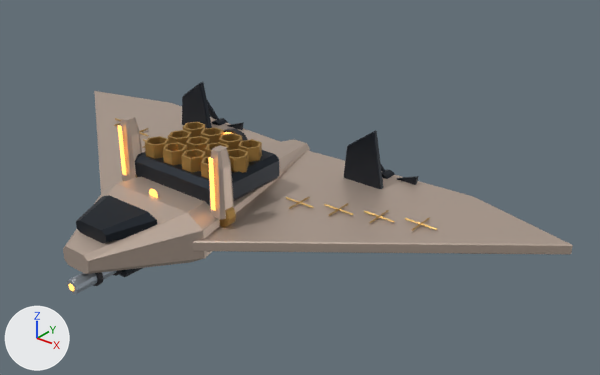
What one commit did to the glTF model public/assets/models/reference/t09.glb.
One viewpoint serves both versions: a 50 mm camera at (6.81, -6.51, 5.97) aimed at (1.09, 0.63, 1.55). Every picture has the same lights, and +X, +Y and +Z are marked at lower left. The older version comes first. Both versions are drawn at frame 25 of the action 'shield_retract'; the numbers are the values there. Vertices at exactly the same position are counted once.

The first picture shows 'Export_emitter_l_armor', 'Export_emitter_l_glow', 'Export_emitter_r_armor', 'Export_emitter_r_glow', 'Export_gun_recoil_steel', 'Export_heavy_brass', 'Export_heavy_dark', 'Export_sensor_dark', 'Export_tilt_armor', 'Export_tilt_brass', 'Export_tilt_dark' and 7 more.
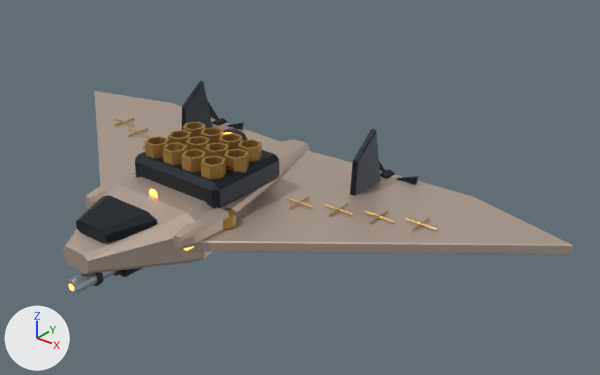
ob_emitter_l is not drawn itself; it is the parent of ob_export_emitter_l_armor, ob_export_emitter_l_brass, ob_export_emitter_l_glow.
ob_emitter_r is not drawn itself; it is the parent of ob_export_emitter_r_armor, ob_export_emitter_r_brass, ob_export_emitter_r_glow.

Where the change shows, as pixel boxes [x1, y1, x2, y2] in the pictures (600 x 375 px; the box of a moved part takes in the faces that stretch with it):
'Export_tilt_dark', reshaped (7% taller)
    before: [182, 82, 383, 189]
    after: [182, 81, 380, 196]
'Export_emitter_l_armor', reshaped, moved, turned
    before: [209, 146, 234, 220]
    after: [173, 207, 230, 249]
'Export_emitter_r_armor', moved, turned
    before: [120, 115, 142, 181]
    after: [85, 173, 137, 208]
'Export_emitter_l_glow', mesh rescaled, moved, turned
    before: [208, 157, 216, 211]
    after: [184, 246, 194, 251]
'Export_emitter_l_brass', moved, turned
    before: [220, 207, 236, 228]
    after: [223, 208, 236, 229]
'Export_emitter_r_glow', mesh rescaled, moved, turned (not visible afterwards)
    before: [118, 125, 126, 175]
part 4 of me_export_tilt_dark, moved or reshaped
    before: [182, 82, 212, 128]
    after: [182, 81, 212, 130]
part 5 of me_export_tilt_dark, moved or reshaped
    before: [344, 130, 383, 189]
    after: [350, 129, 380, 196]

The edits, one by one:
me_export_emitter_l_armor is used by ob_export_emitter_l_armor; parent ob_emitter_l; location (0.0, 0.0, 0.0).
me_export_emitter_l_armor had 24 vertices, 44 faces and spanned x -0.115..0.115, y -0.12..0.12, z 0.0..0.82.
me_export_emitter_l_armor now has 24 vertices, 44 faces and spans x -0.115..0.115, y -0.12..0.12, z 0.0..0.72.
me_export_emitter_l_armor part 1: all 16 vertices in x -0.1..0.1, y -0.1..0.1, z 0.62..0.82 are scaled about their middle by (1, 1, 0.864), then moved by (0.0, 0.0, -0.086).
me_export_emitter_l_glow is used by ob_export_emitter_l_glow; parent ob_emitter_l; location (0.0, 0.0, 0.0).
me_export_emitter_l_glow had 24 vertices, 44 faces and spanned x -0.03..0.03, y -0.153..-0.127, z 0.105..0.755.
me_export_emitter_l_glow now has 24 vertices, 44 faces and spans x -0.03..0.03, y -0.153..-0.127, z 0.076..0.616.
me_export_emitter_l_glow part 2: the whole mesh is scaled about its middle by (1, 1, 0.829), then moved by (0.0, 0.0, -0.084).
me_export_emitter_r_glow is used by ob_export_emitter_r_glow; parent ob_emitter_r; location (0.0, 0.0, 0.0).
me_export_emitter_r_glow had 24 vertices, 44 faces and spanned x -0.03..0.03, y -0.153..-0.127, z 0.105..0.755.
me_export_emitter_r_glow now has 24 vertices, 44 faces and spans x -0.03..0.03, y -0.153..-0.127, z 0.076..0.616.
me_export_emitter_r_glow part 3: the whole mesh is scaled about its middle by (1, 1, 0.829), then moved by (0.0, 0.0, -0.084).
me_export_tilt_dark is used by ob_export_tilt_dark; parent ob_tilt; location (0.0, 0.0, 0.0).
me_export_tilt_dark had 48 vertices, 88 faces and spanned x -1.9..1.7, y 1.51..1.59, z 0.02..0.81.
me_export_tilt_dark now has 48 vertices, 88 faces and spans x -1.54..1.54, y 1.15..1.75, z 0.02..0.81.
me_export_tilt_dark part 4: the loose piece of 24 vertices spanning x -1.9..-1.3, y 1.51..1.59, z 0.02..0.81 is turned 90 degrees about the z axis through its middle, then moved by (0.1, -0.1, 0.0).
me_export_tilt_dark part 5: the loose piece of 24 vertices spanning x 1.1..1.7, y 1.51..1.59, z 0.02..0.81 is turned 90 degrees about the z axis through its middle, then moved by (0.1, -0.1, 0.0).
Object 'emitter_l' (ob_emitter_l) moves from (0.765, -0.4, 0.2) to (0.765, -0.4, 0.14).
Object 'emitter_l' (ob_emitter_l) turns from (0, 0, 0) to (90, 0, 0) degrees about x, y and z.
Object 'emitter_r' (ob_emitter_r) moves from (-0.765, -0.4, 0.2) to (-0.765, -0.4, 0.14).
Object 'emitter_r' (ob_emitter_r) turns from (0, 0, 0) to (90, 0, 0) degrees about x, y and z.
